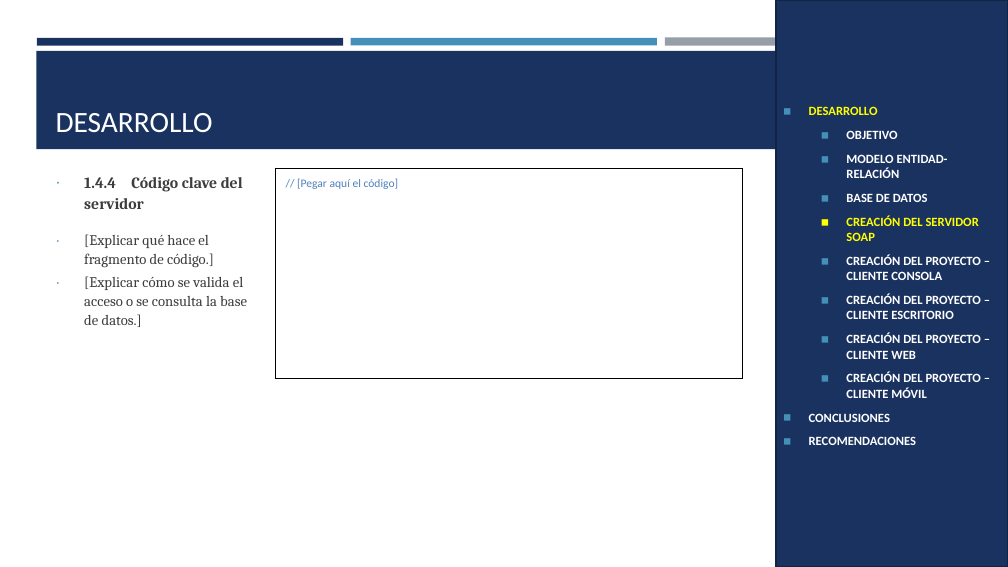
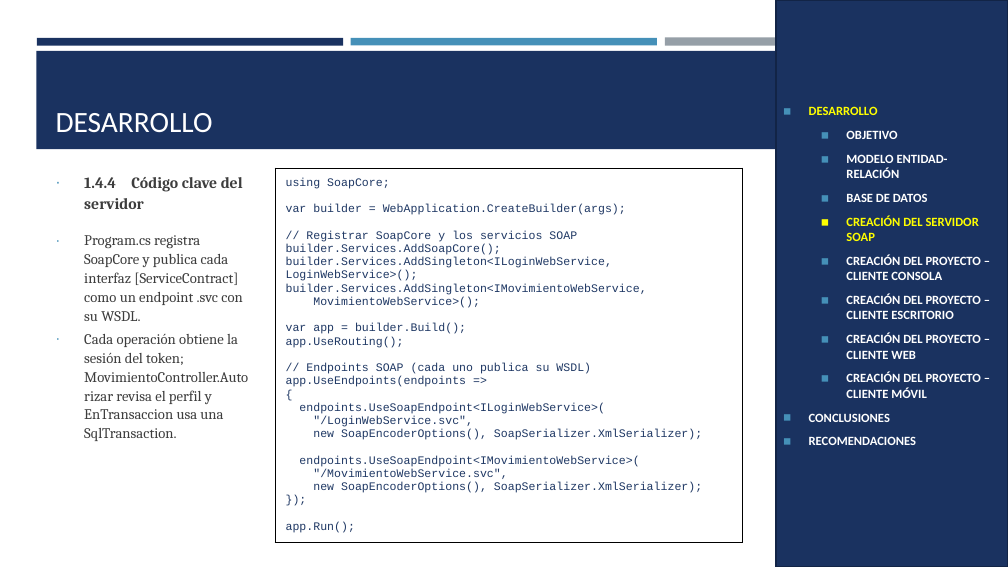
Before and after one commit to IMarcusDev/TI.1.2.-PAO202651_SOAP_DOTNET_CONBDD_NRC36883_GR04, a slide deck: slide 9 of 05. DOCUMENTACION/PRESENTACION TI.1.2. SOAP con BDD en DOTNET GR4.pptx. Drawn at 1008x567 pixels with LibreOffice and Linux fonts; fonts in the diff are those of the drawing. Boxes give left, top, right and bottom in pixels: in the first picture for what was removed or moved away, otherwise in the second. Text is boxed around its words. In the diff, an @@ line names an element or a change of style, - is before the commit and + after.

```diff
--- a/05. DOCUMENTACION/PRESENTACION TI.1.2. SOAP con BDD en DOTNET GR4.pptx
+++ b/05. DOCUMENTACION/PRESENTACION TI.1.2. SOAP con BDD en DOTNET GR4.pptx
@@ table at bbox=[275, 168, 743, 537] @@
@@ row 1, column 1: "// [Pegar aquí el código]" to "using SoapCore; / var builder = WebApplication.CreateBuilder(args); / // Registrar SoapCore y los servicios SOAP / builder.Services.AddSoapCore(); / builder.Services.AddSingleton<ILoginWebService, LoginWebService>(); / builder.Services.AddSingleton<IMovimientoWebService, / MovimientoWebService>(); / var app = builder.Build(); / app.UseRouting(); / // Endpoints SOAP (cada uno publica su WSDL) / app.UseEndpoints(endpoints => / { / endpoints.UseSoapEndpoint<ILoginWebService>( / "/LoginWebService.svc", / new SoapEncoderOptions(), SoapSerializer.XmlSerializer); / endpoints.UseSoapEndpoint<IMovimientoWebService>( / "/MovimientoWebService.svc", / new SoapEncoderOptions(), SoapSerializer.XmlSerializer); / }); / app.Run();" @@
@@ text at bbox=[84, 235, 248, 441]: text changed @@
-∙ [Explicar qué hace el fragmento de código.]
-∙ [Explicar cómo se valida el acceso o se consulta la base de datos.]
+∙ Program.cs registra SoapCore y publica cada interfaz [ServiceContract] como un endpoint .svc con su WSDL.
+∙ Cada operación obtiene la sesión del token; MovimientoController.Autorizar revisa el perfil y EnTransaccion usa una SqlTransaction.
```
Also in this commit, not shown: 19 other slides changed, 4 slides added.
